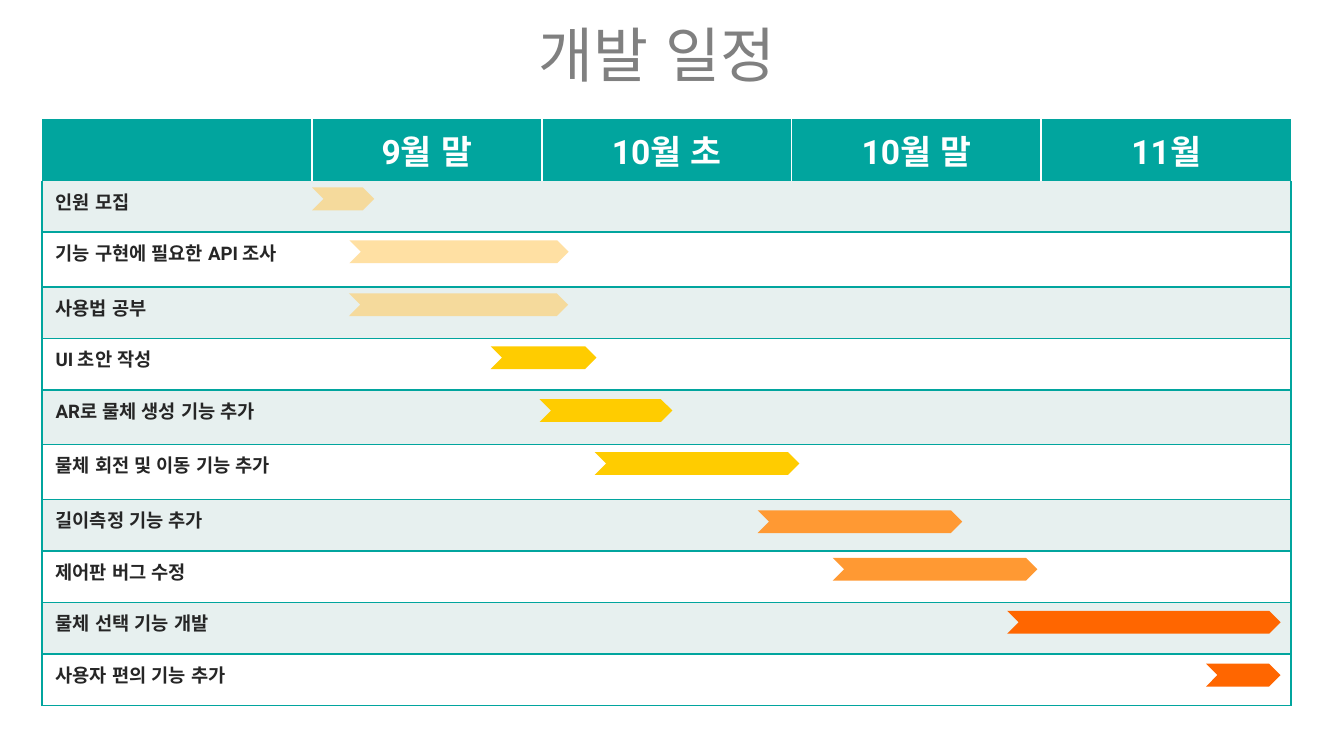
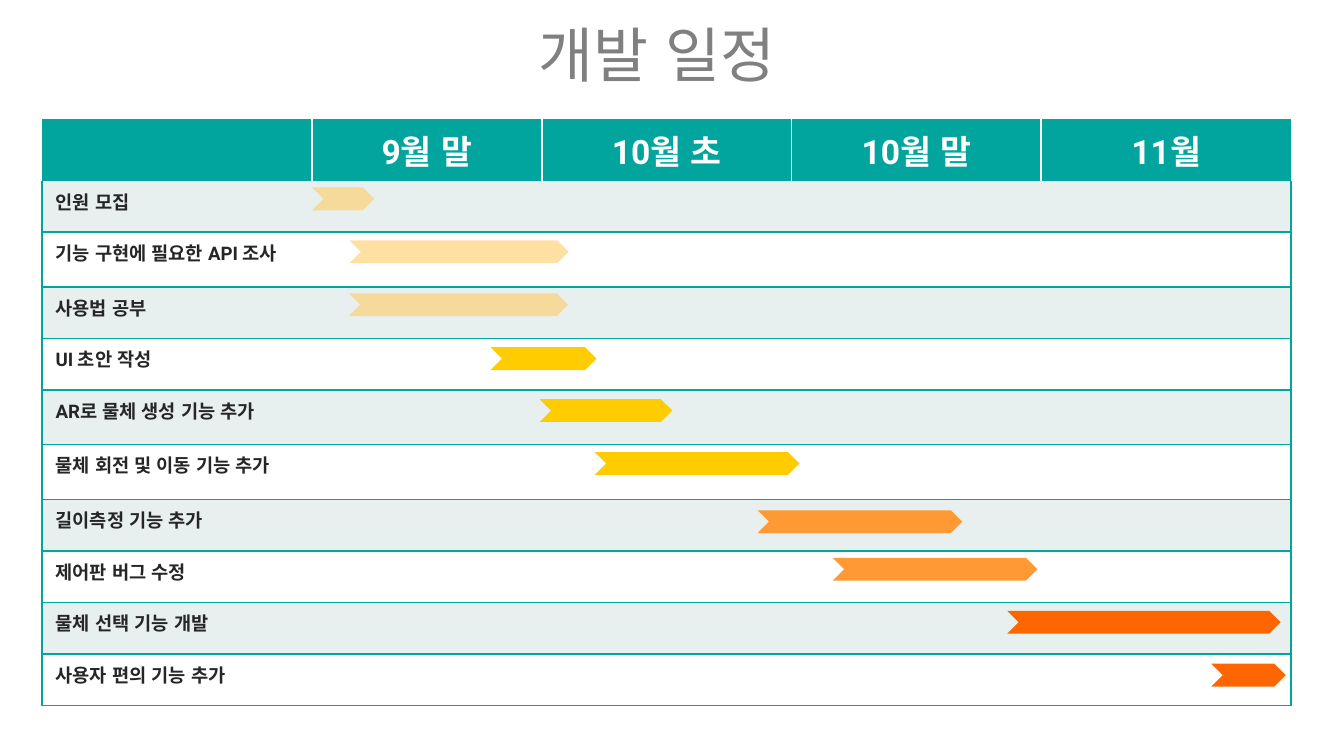
Before and after one commit to ptyoiy/ARwork, a slide deck: slide 13 of 호남-발표자료.pptx (slide 12 before the commit). Drawn at 1344x756 pixels with LibreOffice and Linux fonts; fonts in the diff are those of the drawing. Boxes give left, top, right and bottom in pixels: in the first picture for what was removed or moved away, otherwise in the second. Text is boxed around its words. In the diff, an @@ line names an element or a change of style, - is before the commit and + after.

```diff
--- a/호남-발표자료.pptx
+++ b/호남-발표자료.pptx
@@ table: place and size @@
-table at <box>42,118,1292,696</box>
+table at <box>42,118,1292,700</box>
@@ chevron: place and size @@
-chevron at <box>1206,664,1279,687</box>
+chevron at <box>1211,664,1285,687</box>
```
Also in this commit, not shown: 3 other slides changed, 3 slides added.
